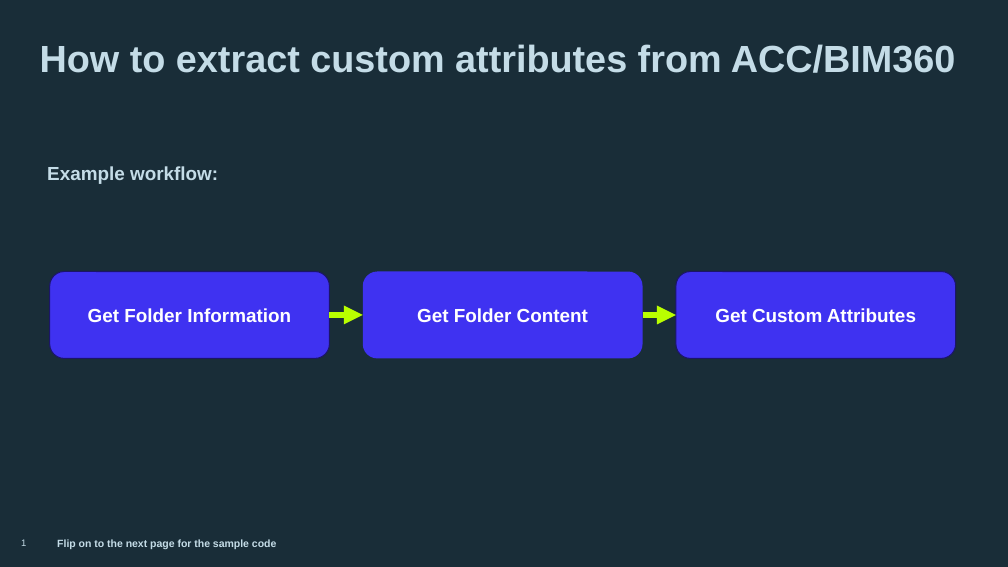
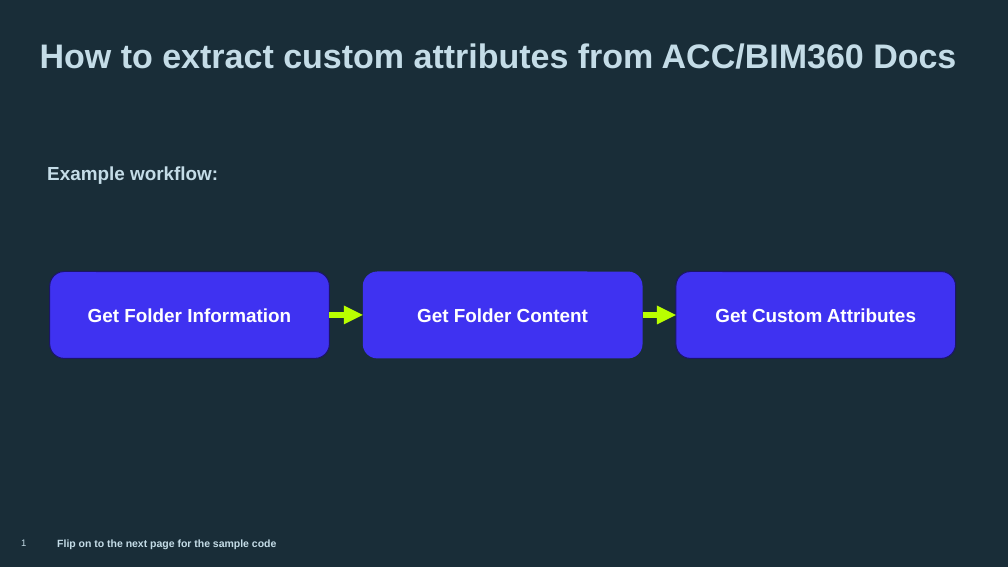
Before and after one commit to umarkhalid007/Extract-custom-file-attributes-from-ACC-Docs, a slide deck: slide 1 of How to extract custom attributes from ACC.pptx. Drawn at 1008x567 pixels with LibreOffice and Linux fonts; fonts in the diff are those of the drawing. Boxes give left, top, right and bottom in pixels: in the first picture for what was removed or moved away, otherwise in the second. Text is boxed around its words. In the diff, an @@ line names an element or a change of style, - is before the commit and + after.

Commit message:
updated ppt and add pdf

```diff
--- a/How to extract custom attributes from ACC.pptx
+++ b/How to extract custom attributes from ACC.pptx
@@ title at box(40, 43, 956, 69): text changed; size 36 to 32.4 pt @@
-How to extract custom attributes from ACC/BIM360
+How to extract custom attributes from ACC/BIM360 Docs
```
Also in this commit, not shown: 1 other file.
